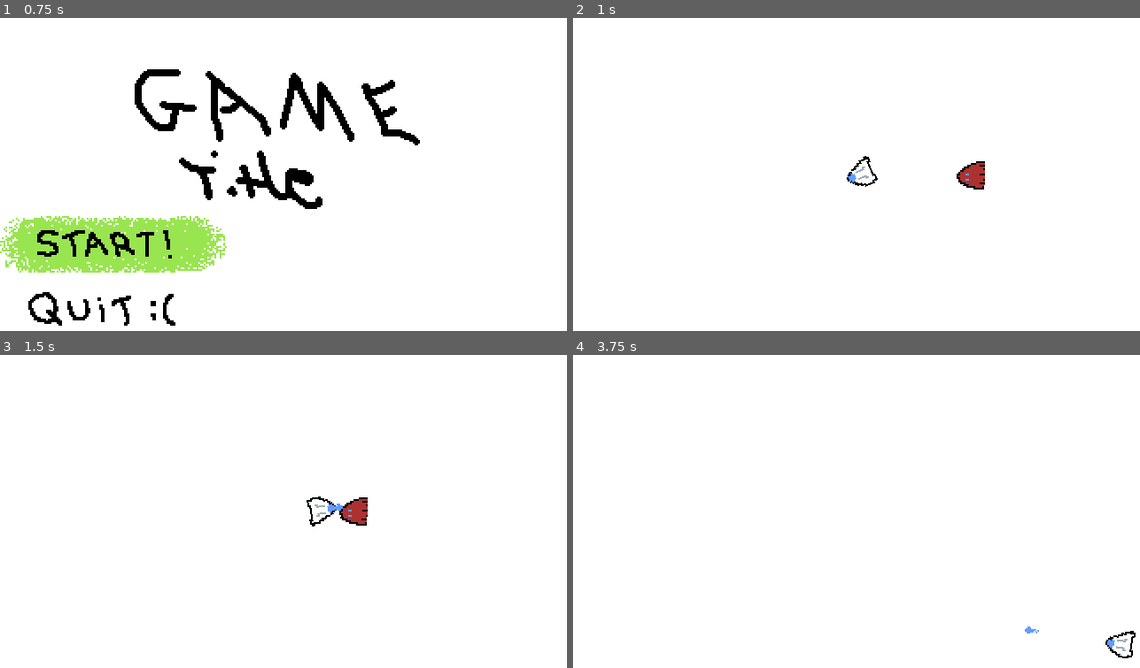
Above: before the commit, frames 1-4 (two rows, left to right).
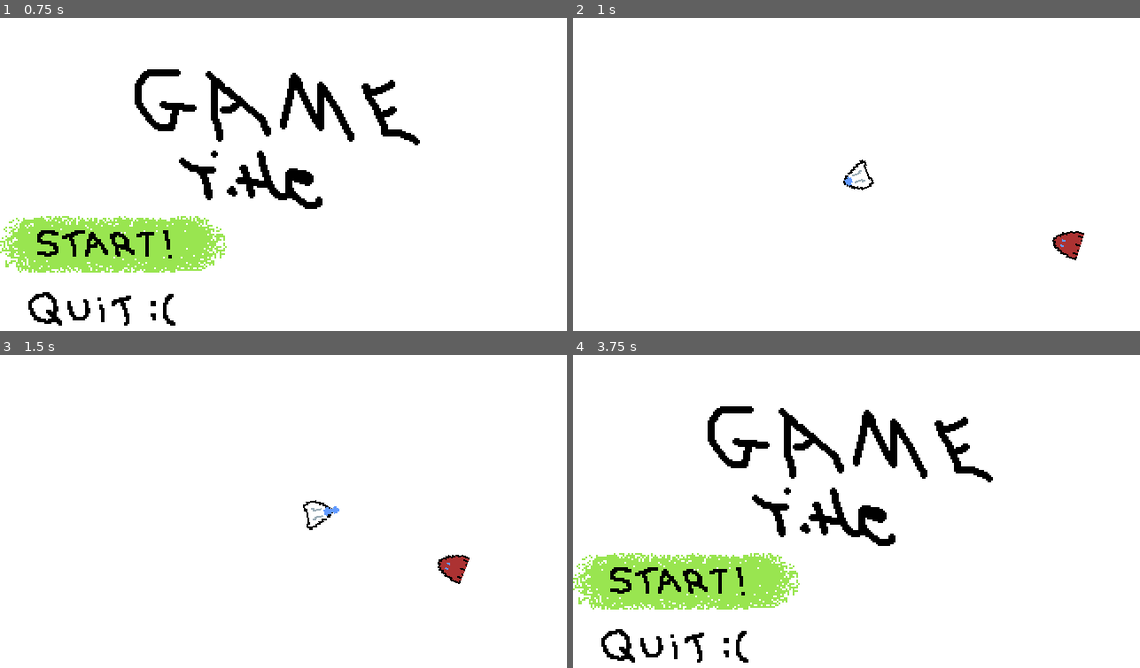
Above: after the commit, the same moments.

Repository: qbradq/gwj44
Game: Godot game, scene res://Scenes/Menu.tscn
Same seed, same stepped clock (60 frames per second), same inputs: the game is played once before the commit and once after it.
Inputs (mouse positions are in pixels of both pictures, inside the frame that each line leads up to):
- Up to frame 1 (0.75 s): click (113, 243) at 0.5 s
- Up to frame 2 (1 s): no input
- Up to frame 3 (1.5 s): move the mouse to (408, 498) at 1.27 s; hold Right (ui_right) from 1.28 s (still down); click (408, 498) at 1.42 s
- Up to frame 4 (3.75 s): move the mouse to (743, 530) at 2.02 s; release Right (ui_right) at 2.03 s; hold Down (ui_down) 2.03-2.78 s; move the mouse to (913, 442) at 2.77 s; hold Right (ui_right) 2.78-3.5 s; click (686, 580) at 3.52 s

Frame 1 is identical in both runs. In frame 2, 0.9% of the frame differs, in the area x 47-91%, y 44-78%; in frame 3, 1.0%; in frame 4, 10%, in the area x 0-100%, y 16-99%.

Commit message:
Refactored emeny into base class, added Spawner

Diff:
--- /dev/null
+++ b/Scenes/Bugoid.gd
@@ -0,0 +1,7 @@
+extends "res://Scenes/Enemy.gd"
+
+func _physics_process(delta):
+	# AI processing
+	seek_player()
+	# Base processing
+	._physics_process(delta)
--- /dev/null
+++ b/Scenes/Bugoid.tscn
@@ -0,0 +1,8 @@
+[gd_scene load_steps=3 format=2]
+
+[ext_resource path="res://Scenes/Enemy.tscn" type="PackedScene" id=1]
+[ext_resource path="res://Scenes/Bugoid.gd" type="Script" id=2]
+
+[node name="Enemy" instance=ExtResource( 1 )]
+script = ExtResource( 2 )
+speed = 25.0
--- a/Scenes/Enemy.gd
+++ b/Scenes/Enemy.gd
@@ -2,7 +2,7 @@
 
 var sparks_scene:PackedScene = load("res://Scenes/Sparks.tscn")
 
-var speed:float = 50.0
+export var speed:float = 50.0
 
 var velocity:Vector2
 
@@ -10,16 +10,15 @@
 	add_to_group("enemy")
 
 func _physics_process(delta):
-	# AI
-	seek_player()
 	# Movement
 	global_position += velocity * delta
 
 func die():
 	var pa = $PowAudio
-	remove_child(pa)
-	get_parent().find_node("AudioTemp").add_child(pa)
-	pa.play()
+	if pa != null:
+		remove_child(pa)
+		get_parent().find_node("AudioTemp").add_child(pa)
+		pa.play()
 	var sparks = sparks_scene.instance()
 	sparks.global_position = global_position
 	sparks.restart()
@@ -28,7 +27,8 @@
 
 func look_at_player():
 	var p:Area2D = get_parent().find_node("Player")
-	look_at(p.global_position)
+	if p != null:
+		look_at(p.global_position)
 
 func seek_player():
 	look_at_player()
--- a/Scenes/Level.tscn
+++ b/Scenes/Level.tscn
@@ -1,8 +1,9 @@
-[gd_scene load_steps=4 format=2]
+[gd_scene load_steps=5 format=2]
 
 [ext_resource path="res://Scenes/Player.tscn" type="PackedScene" id=1]
-[ext_resource path="res://Scenes/Enemy.tscn" type="PackedScene" id=2]
+[ext_resource path="res://Scenes/Bugoid.tscn" type="PackedScene" id=2]
 [ext_resource path="res://Scenes/Level.gd" type="Script" id=3]
+[ext_resource path="res://Scenes/Spawner.tscn" type="PackedScene" id=4]
 
 [node name="Level" type="Node2D"]
 script = ExtResource( 3 )
@@ -11,11 +12,13 @@
 one_shot = true
 
 [node name="Player" parent="." instance=ExtResource( 1 )]
-position = Vector2( 162, 88 )
-
-[node name="Enemy" parent="." instance=ExtResource( 2 )]
-position = Vector2( 231, 89 )
+position = Vector2( 160, 90 )
 
 [node name="AudioTemp" type="Node" parent="."]
 
+[node name="Spawner" parent="." instance=ExtResource( 4 )]
+
+[node name="Enemy" parent="." instance=ExtResource( 2 )]
+position = Vector2( 285, 129 )
+
 [connection signal="timeout" from="AfterDeathTimer" to="." method="_on_AfterDeathTimer_timeout"]
--- a/Scenes/Menu.gd
+++ b/Scenes/Menu.gd
@@ -1,4 +1,7 @@
 extends Control
+
+func _ready():
+	randomize()
 
 func _on_QuitButton_pressed():
 	$AudioStreamPlayer.play()
--- a/Scenes/Player.gd
+++ b/Scenes/Player.gd
@@ -47,9 +47,10 @@
 
 func die():
 	var pa = $PowAudio
-	remove_child(pa)
-	get_parent().find_node("AudioTemp").add_child(pa)
-	pa.play()
+	if pa != null:
+		remove_child(pa)
+		get_parent().find_node("AudioTemp").add_child(pa)
+		pa.play()
 	var sparks = sparks_scene.instance()
 	sparks.global_position = global_position
 	sparks.restart()
--- /dev/null
+++ b/Scenes/Spawner.gd
@@ -0,0 +1,19 @@
+extends Node2D
+
+var enemy_scene:PackedScene = load("res://Scenes/Bugoid.tscn")
+
+var spawn_cooldown:float = 0.5
+var spawn_time:float
+
+func _physics_process(delta):
+	while spawn_time <= 0:
+		spawn_time += spawn_cooldown
+		spawn()
+	spawn_time -= delta
+
+func spawn():
+	var rot = rand_range(0.0, 2*PI)
+	var ofs:Vector2 = (Vector2.RIGHT * 360.0).rotated(rot)
+	var enemy:Area2D = enemy_scene.instance()
+	enemy.global_position = global_position + ofs
+	get_parent().add_child(enemy)
--- /dev/null
+++ b/Scenes/Spawner.tscn
@@ -0,0 +1,7 @@
+[gd_scene load_steps=2 format=2]
+
+[ext_resource path="res://Scenes/Spawner.gd" type="Script" id=1]
+
+[node name="Spawner" type="Node2D"]
+position = Vector2( 160, 90 )
+script = ExtResource( 1 )
